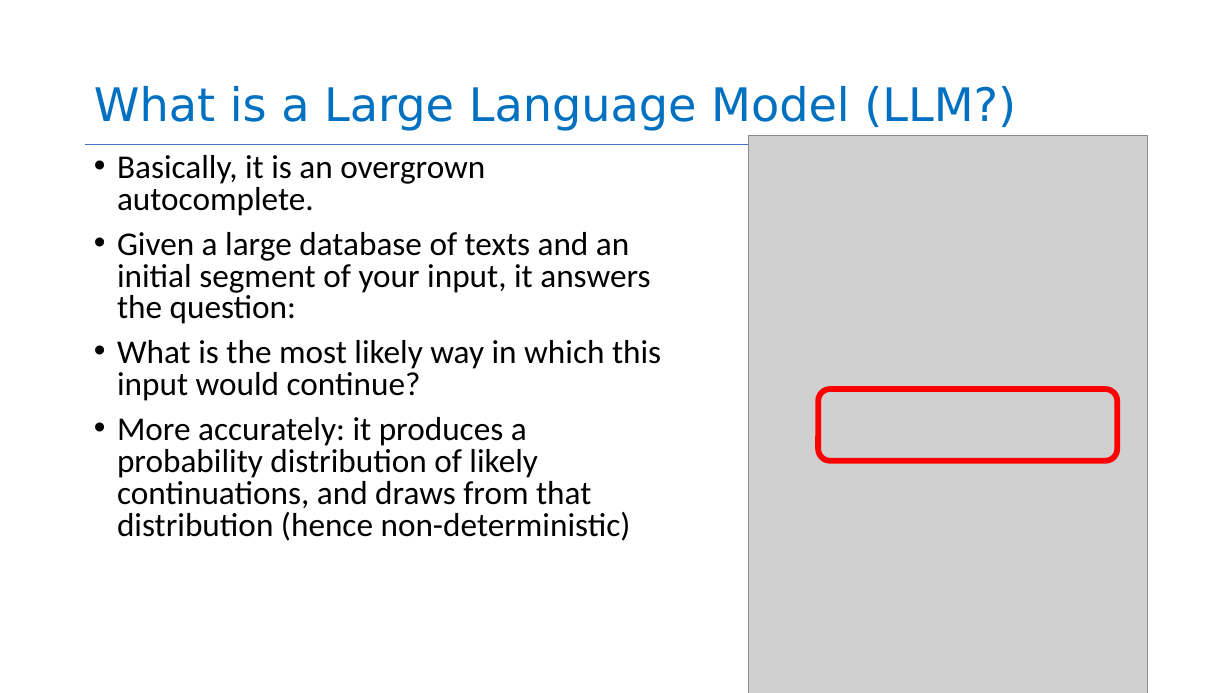
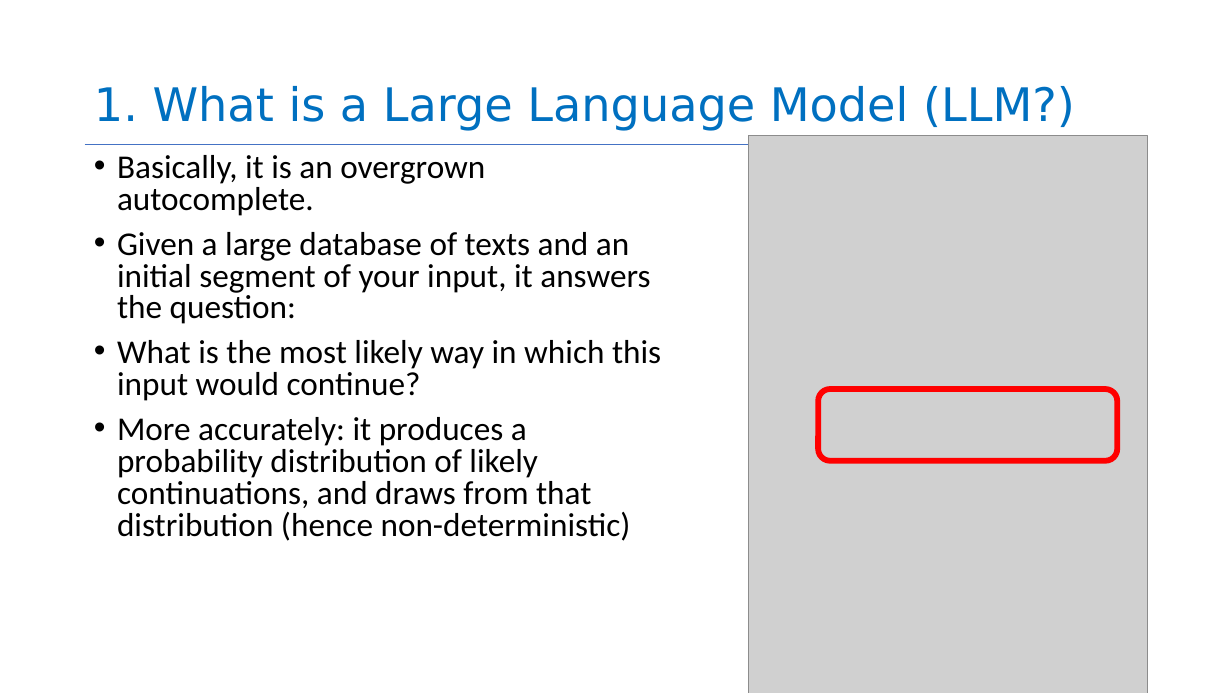
Before and after one commit to neu-se/CS4530-Spring-2026, a slide deck: slide 7 of Slides/Module 16 Using AI Agents.pptx (slide 6 before the commit). Drawn at 1232x693 pixels with LibreOffice and Linux fonts; fonts in the diff are those of the drawing; grey boxes stand for pictures. Boxes give left, top, right and bottom in pixels: in the first picture for what was removed or moved away, otherwise in the second. Text is boxed around its words. In the diff, an @@ line names an element or a change of style, - is before the commit and + after.

```diff
--- a/Slides/Module 16 Using AI Agents.pptx
+++ b/Slides/Module 16 Using AI Agents.pptx
@@ title at box(94, 86, 1075, 131): text changed @@
-What is a Large Language Model (LLM?)
+1. What is a Large Language Model (LLM?)
```
Also in this commit, not shown: 18 other slides changed, 10 slides added, 2 slides removed, 1 other file.
